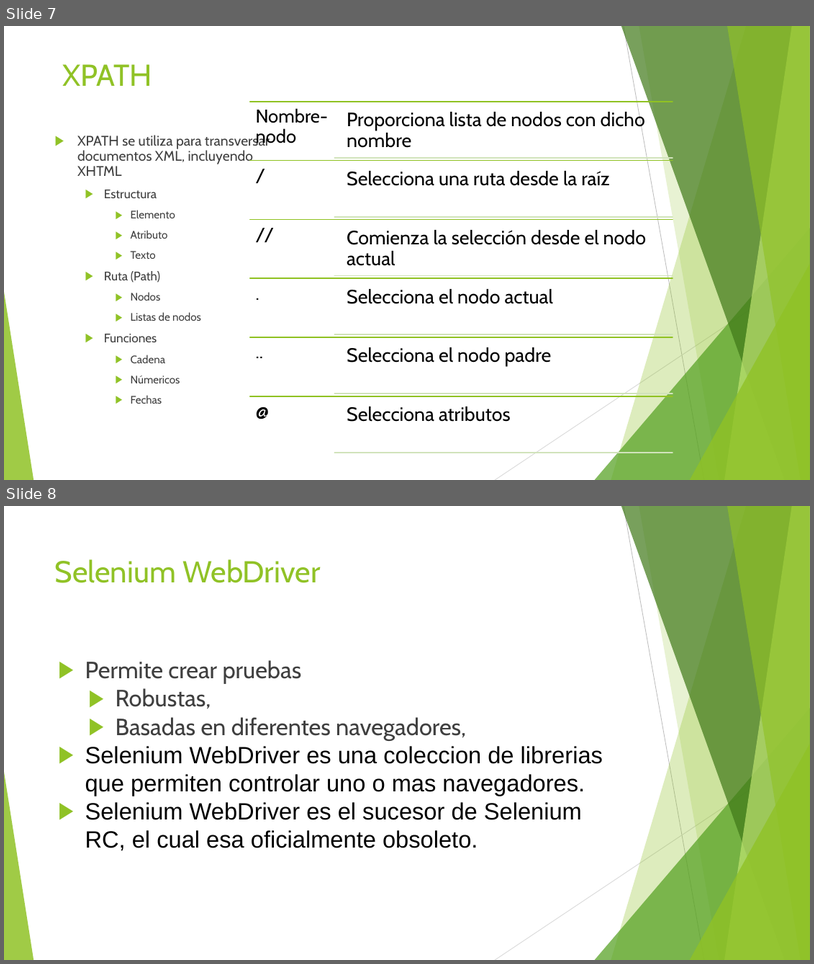
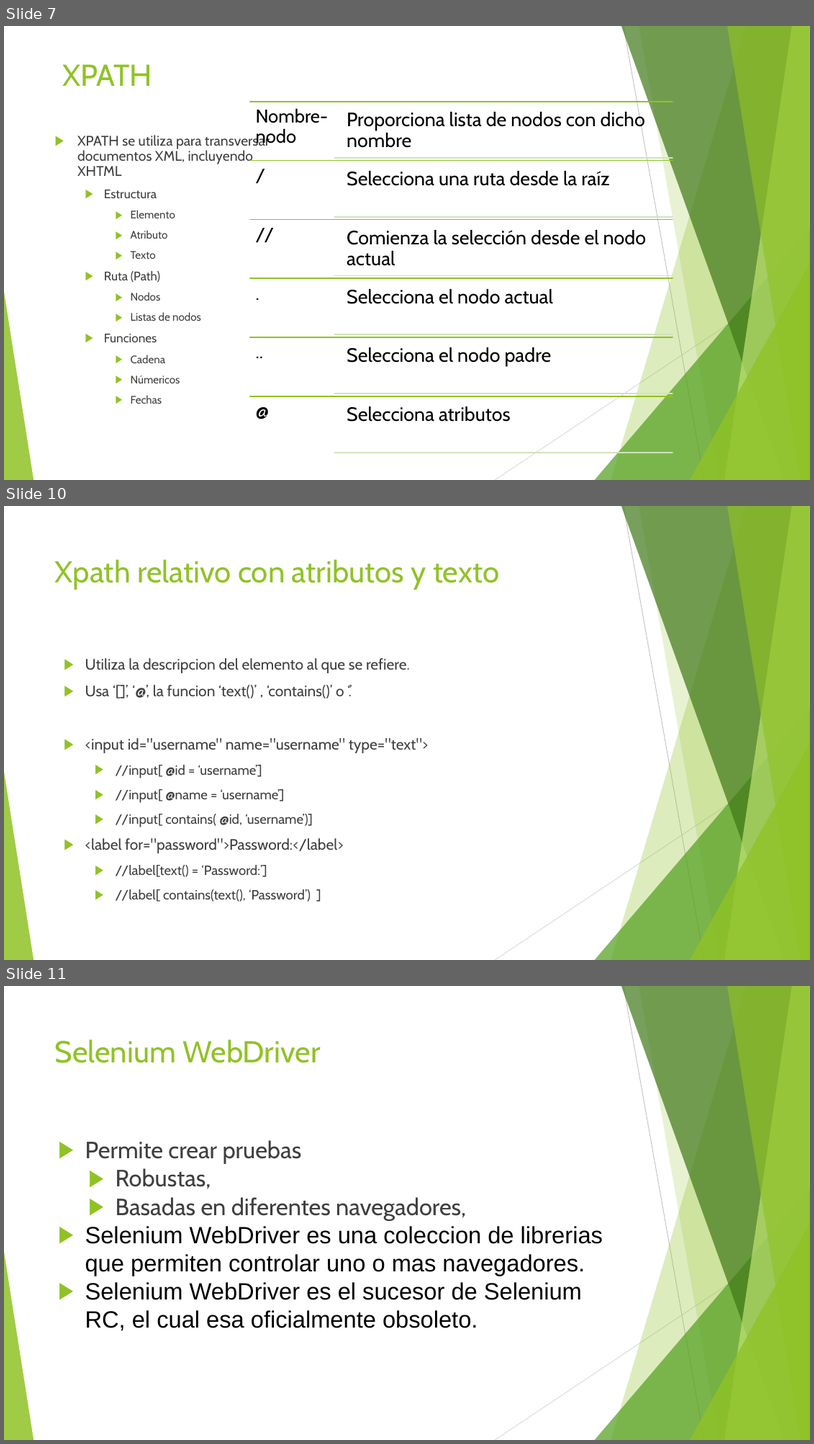
Before and after one commit to jomarnavarro/introWebDriver, a slide deck: presentations/Selenium, session 3.pptx. Shown one above the other, each under a label of ours: slides 7 and 8 before the commit, slides 7, 10 and 11 after it; the slides between them are not shown. The pictures are 814x964 and 814x1444 pixels, drawn with LibreOffice and Linux fonts; fonts in the diff are those of the drawing. Boxes give left, top, right and bottom in pixels: in the first picture for what was removed or moved away, otherwise in the second. Text is boxed around its words. In the diff, an @@ line names an element or a change of style, - is before the commit and + after.

Commit message:
Modifies Session 3 presentation to include xpath examples.

```diff
--- a/presentations/Selenium, session 3.pptx
+++ b/presentations/Selenium, session 3.pptx
@@ slide 10 added at (4, 506, 810, 960), background #FFFFFF; not listed: 10 template elements that a slide beside it also shows @@
@@ title added at (55, 559, 499, 590), 36 pt, text #90C226 @@
+Xpath relativo con atributos y texto
@@ text added at (85, 658, 429, 901), 18 pt, text #3F3F3F @@
+▶ Utiliza la descripcion del elemento al que se refiere.
+▶ Usa ‘[]’, ‘@’, la funcion ‘text()’ , ‘contains()’ o ‘.’
+▶ <input id="username" name="username" type="text">
+  ▶ //input[ @id = ‘username’]
+  ▶ //input[ @name = ‘username’]
+  ▶ //input[ contains( @id, ‘username’)]
+▶ <label for="password">Password:</label>
+  ▶ //label[text() = ‘Password:’]
+  ▶ //label[ contains(text(), ‘Password’) ]
@@ what was slide 8 is now slide 11 @@
```
Also in this commit, not shown: 2 other slides added.
